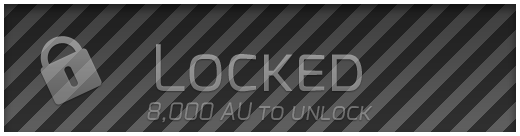
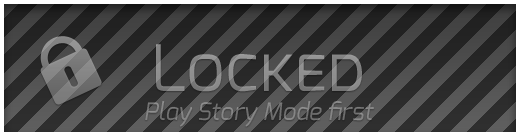
Layer changes from the first 520px x 136px image to the second:
painted on "Locked" over [145, 101, 374, 127]
